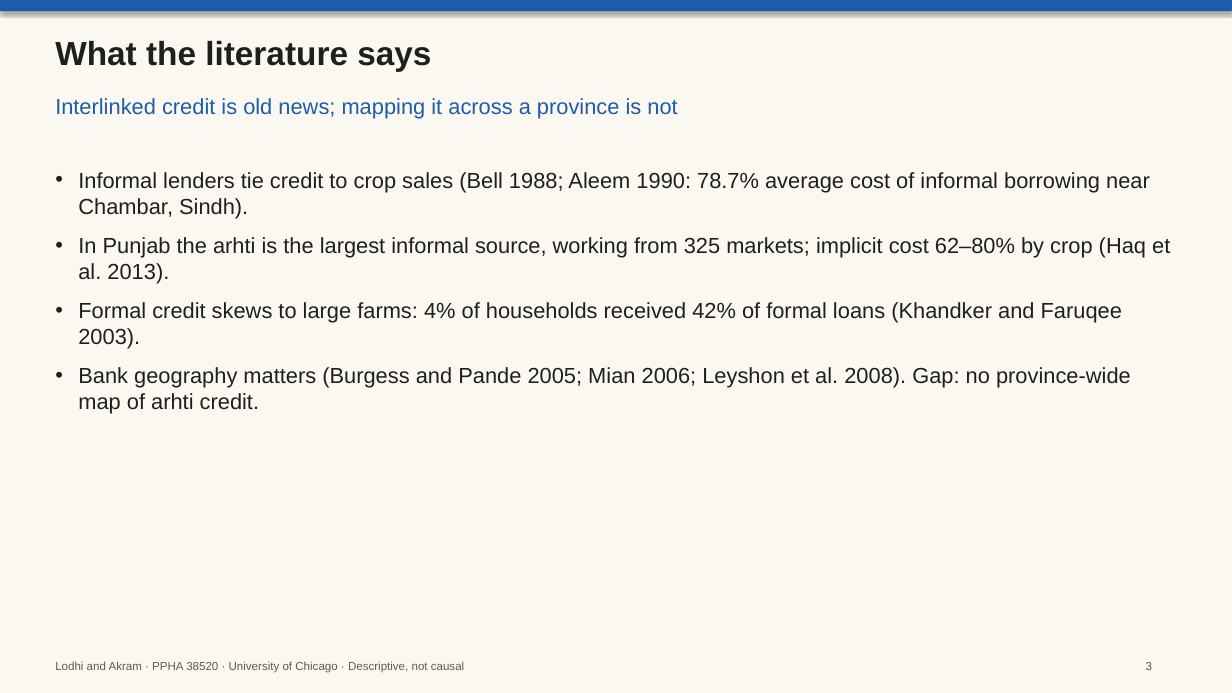
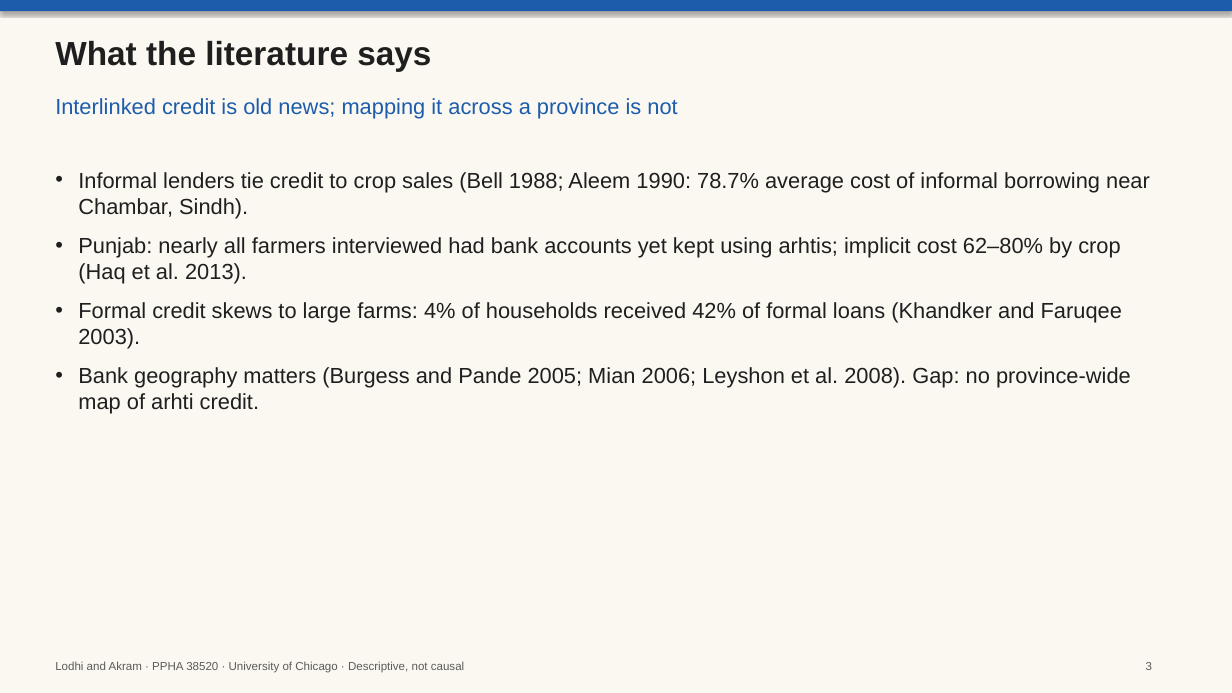
Before and after one commit to ahmedrazakhanlodhi/arhti-project, a slide deck: slide 3 of outputs/slides/arhti_slides.pptx. Drawn at 1232x693 pixels with LibreOffice and Linux fonts; fonts in the diff are those of the drawing. Boxes give left, top, right and bottom in pixels: in the first picture for what was removed or moved away, otherwise in the second. Text is boxed around its words. In the diff, an @@ line names an element or a change of style, - is before the commit and + after.

```diff
--- a/outputs/slides/arhti_slides.pptx
+++ b/outputs/slides/arhti_slides.pptx
@@ text at box(78, 237, 1120, 284): text changed @@
-• In Punjab the arhti is the largest informal source, working from 325 markets; implicit cost 62–80% by crop (Haq et al. 2013).
+• Punjab: nearly all farmers interviewed had bank accounts yet kept using arhtis; implicit cost 62–80% by crop (Haq et al. 2013).
```
Also in this commit, not shown: 6 other slides changed, 11 other files.
